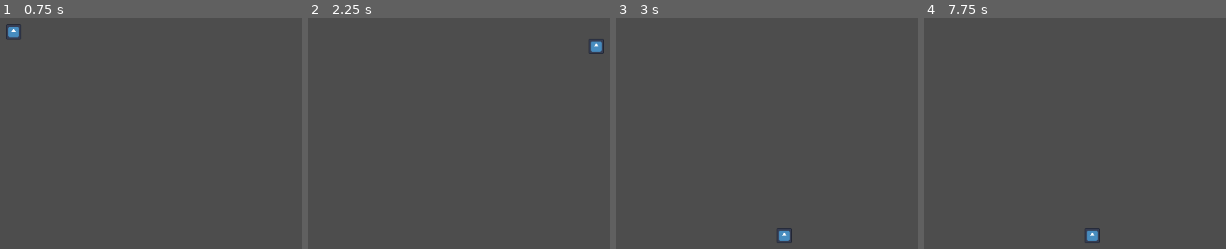
Above: before the commit, frames 1-4 (left to right).
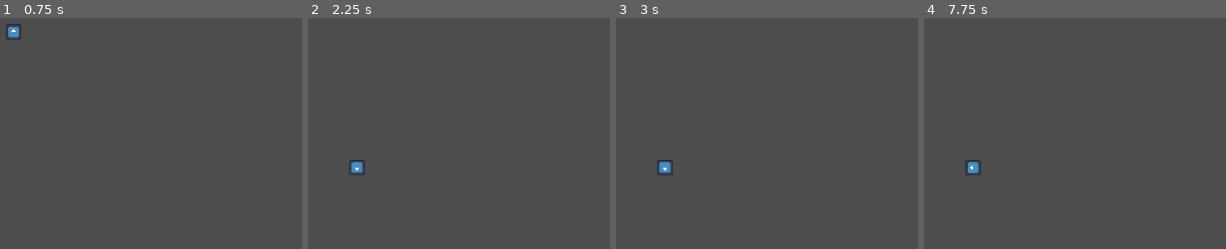
Above: after the commit, the same moments.

Repository: Jibs23/suitcase
Game: Godot game, scene res://game.tscn
The game is run twice, just before and just after one commit, with the same random seed, the same clock (stepped at 60 frames per second) and the same inputs. The engine's default icon, where the game draws it, is replaced by a stand-in: a white triangle on a blue panel in a dark square.
Inputs (mouse positions are in pixels of both pictures, inside the frame that each line leads up to):
- Up to frame 1 (0.75 s): tap Enter at 0.5 s; move the mouse to (15, 31) at 0.52 s; hold Mouse wheel up (item_rotate_ccw, bound only after the commi… from 0.53 s (still down); click (15, 31) at 0.67 s
- Up to frame 2 (2.25 s): tap Mouse wheel down (item_rotate_cw, bound only after the comm… at 0.8, 1.35 s; tap Space (item_select, bound only after the commit) at 1.25, 1.55 s; move the mouse to (356, 168) at 1.27 s; release Mouse wheel up (item_rotate_ccw, bound only after the commi… at 1.28 s; click (356, 168) at 1.42 s; tap Enter at 2 s; move the mouse to (594, 45) at 2.02 s; hold Space (item_select, bound only after the commit) from 2.03 s (still down); click (594, 45) at 2.17 s
- Up to frame 3 (3 s): tap Mouse wheel up (item_rotate_ccw, bound only after the commi… at 2.3, 2.85 s; move the mouse to (785, 235) at 2.77 s; release Space (item_select, bound only after the commit) at 2.78 s; click (785, 235) at 2.92 s
- Up to frame 4 (7.75 s): tap Mouse wheel down (item_rotate_cw, bound only after the comm… at 3.05, 5.3, 5.85, 7.55 s; tap Enter at 3.5 s; move the mouse to (outside the picture) at 3.52 s; hold Mouse wheel down (item_rotate_cw, bound only after the comm… 3.53-4.28 s; click (outside the picture) at 3.67 s; tap Space (item_select, bound only after the commit) at 3.8, 4.25, 4.35, 6.05 s; move the mouse to (outside the picture) at 4.27 s; click (outside the picture) at 4.42 s; tap Mouse wheel up (item_rotate_ccw, bound only after the commi… at 4.55, 6.8, 7.35 s; move the mouse to (1171, 145) at 5.02 s; hold Mouse wheel up (item_rotate_ccw, bound only after the commi… 5.03-5.78 s; click (1171, 145) at 5.17 s; move the mouse to (1011, 34) at 5.77 s; click (1011, 34) at 5.92 s; move the mouse to (outside the picture) at 6.52 s; hold Space (item_select, bound only after the commit) 6.53-7.28 s; click (outside the picture) at 6.67 s; move the mouse to (972, 168) at 7.27 s; click (972, 168) at 7.42 s

Frame 1 is identical in both runs. In frame 2, 0.5% of the frame differs, in the area x 13-99%, y 9-68%; in frame 3, 0.5%; in frame 4, 0.5%.
Error after the commit: Invalid call. Nonexistent function 'rotate_item' in base 'Nil'. (res://input_manager.gd:12)

Commit message:
Add rotation to Item2D and InputM functionality

Diff:
--- a/input_manager.gd
+++ b/input_manager.gd
@@ -1 +1,17 @@
 extends Node
+
+func _unhandled_input(event):
+
+	if event.is_action_pressed("item_select"):
+		pass
+		#TODO: implement keyboard control system for selecting items
+
+	if event.is_action_pressed("item_rotate_cw"):
+		Logic.item_manager.selected_item.rotate_item(true)
+	if event.is_action_pressed("item_rotate_ccw"):
+		Logic.item_manager.selected_item.rotate_item(false)
+
+## Called when an item is clicked with the mouse.
+func _on_item_clicked(item, event):
+	if !event.is_action_pressed("item_select") and event is not InputEventMouseButton: return
+	item.toggle_selected_item()
--- a/itemClass.gd
+++ b/itemClass.gd
@@ -8,7 +8,7 @@
 @export var is_placed: bool = true
 @export var item_manager: Node2D
 
-signal clicked(item)
+signal clicked(item:Item2D,event:InputEvent)
 
 func _ready():
 	item_manager = Logic.item_manager
@@ -16,14 +16,28 @@
 ## Rotates the item clockwise or counter-clockwise. dir:bool = true is clockwise and false is counter-clockwise.
 func rotate_item(dir:bool):
 	if dir:
-		rotation_degrees += rad_to_deg(90)
-		print(self.name,"was rotated clockwise")
+		rotation_degrees += 90
 	else:
-		rotation_degrees -= rad_to_deg(90)
-		print(self.name,"was rotated counter-clockwise")
+		rotation_degrees -= 90
+
+func set_selected_item():
+	item_manager.selected_item = self
+	is_placed = false
+	print("selected item: ", self.name)
+
+func unset_selected_item():
+	is_placed = true
+	print("unselected item: ", self.name)
+	item_manager.selected_item = null
+
+func toggle_selected_item():
+	if self == item_manager.selected_item:
+		unset_selected_item()
+	else:
+		set_selected_item()
 
 func _on_area_2d_input_event(_viewport:Node, event:InputEvent, _shape_idx:int) -> void:
-	if event is not InputEventMouseButton: return
+	if event is not InputEventMouseButton or event.button_index != MOUSE_BUTTON_LEFT: return
 	if event.pressed:
-		## signal goes to the item_manager
-		emit_signal("clicked", self)
+		## signal goes to input_manager.gd
+		emit_signal("clicked", self, event)
--- a/item_manager.gd
+++ b/item_manager.gd
@@ -1,6 +1,7 @@
 extends Node2D
 
 var selected_item: Item2D = null
+
 
 func on_clicked(item):
 	print("Item clicked: ", item)
@@ -16,28 +17,10 @@
 func assign_item_signals():
 	for item in get_children():
 		item.connect("clicked",Callable(self,"_on_item_clicked"))
-		print(item," set manager")
-
-## When an item is clicked by the mouse.
-func _on_item_clicked(item):
-	print("Clicked item: ", item)
-	if item == selected_item:
-		unset_selected_item()
-	else:
-		set_selected_item(item)
+		item.connect("clicked",Callable(InputM,"_on_item_clicked"))
 
 func _process(_delta):
 	if !selected_item: return
 	elif selected_item.position != get_viewport().get_mouse_position():
 		selected_item.position = get_viewport().get_mouse_position()
 		#print(selected_item, get_viewport().get_mouse_position())
-
-func set_selected_item(item_to_select:Item2D):
-	selected_item = item_to_select
-	selected_item.is_placed = false
-	print("selected item: ", selected_item)
-
-func unset_selected_item():
-	selected_item.is_placed = true
-	selected_item = null
-	print("unselected item: ", selected_item)
--- a/logicManager.gd
+++ b/logicManager.gd
@@ -5,4 +5,5 @@
 
 ## Returns true if an item is currently selected.
 func is_item_selected() -> bool:
+	print("is item selected? ", item_manager.selected_item != null)
 	return item_manager.selected_item != null
--- a/project.godot
+++ b/project.godot
@@ -22,8 +22,21 @@
 
 [input]
 
-mouse_click={
+item_rotate_cw={
 "deadzone": 0.2,
-"events": [Object(InputEventMouseButton,"resource_local_to_s …(202 unchanged characters)… ctor2(0, 0),"factor":1.0,"button_index":1,"canceled":false,"pressed":false,"double_click":false,"script":null)
+"events": [Object(InputEventMouseButton,"resource_local_to_s …(202 unchanged characters)… ctor2(0, 0),"factor":1.0,"button_index":5,"canceled":false,"pressed":false,"double_click":false,"script":null)
+, Object(InputEventKey,"resource_local_to_scene":false,"resource_name":"","device":-1,"window_id":0,"alt_pressed":false,"shift_pressed":false,"ctrl_pressed":false,"meta_pressed":false,"pressed":false,"keycode":0,"physical_keycode":69,"key_label":0,"unicode":101,"location":0,"echo":false,"script":null)
 ]
 }
+item_rotate_ccw={
+"deadzone": 0.2,
+"events": [Object(InputEventMouseButton,"resource_local_to_scene":false,"resource_name":"","device":-1,"window_id":0,"alt_pressed":false,"shift_pressed":false,"ctrl_pressed":false,"meta_pressed":false,"button_mask":0,"position":Vector2(0, 0),"global_position":Vector2(0, 0),"factor":1.0,"button_index":4,"canceled":false,"pressed":false,"double_click":false,"script":null)
+, Object(InputEventKey,"resource_local_to_scene":false,"resource_name":"","device":-1,"window_id":0,"alt_pressed":false,"shift_pressed":false,"ctrl_pressed":false,"meta_pressed":false,"pressed":false,"keycode":0,"physical_keycode":81,"key_label":0,"unicode":113,"location":0,"echo":false,"script":null)
+]
+}
+item_select={
+"deadzone": 0.2,
+"events": [Object(InputEventKey,"resource_local_to_scene":false,"resource_name":"","device":-1,"window_id":0,"alt_pressed":false,"shift_pressed":false,"ctrl_pressed":false,"meta_pressed":false,"pressed":false,"keycode":0,"physical_keycode":32,"key_label":0,"unicode":32,"location":0,"echo":false,"script":null)
+, Object(InputEventKey,"resource_local_to_scene":false,"resource_name":"","device":-1,"window_id":0,"alt_pressed":false,"shift_pressed":false,"ctrl_pressed":false,"meta_pressed":false,"pressed":false,"keycode":0,"physical_keycode":4194309,"key_label":0,"unicode":0,"location":0,"echo":false,"script":null)
+]
+}
Not shown, added: export_presets.cfg
